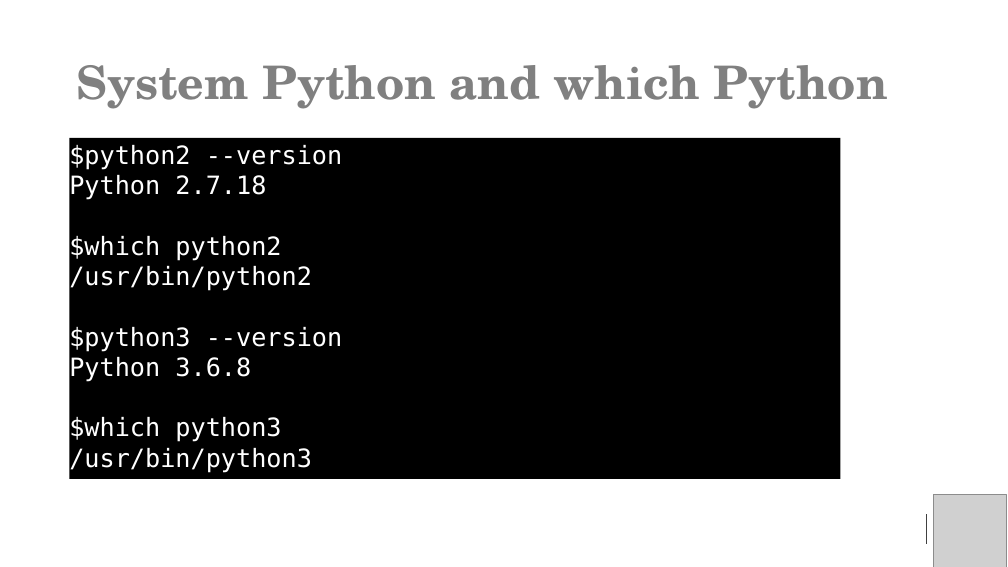
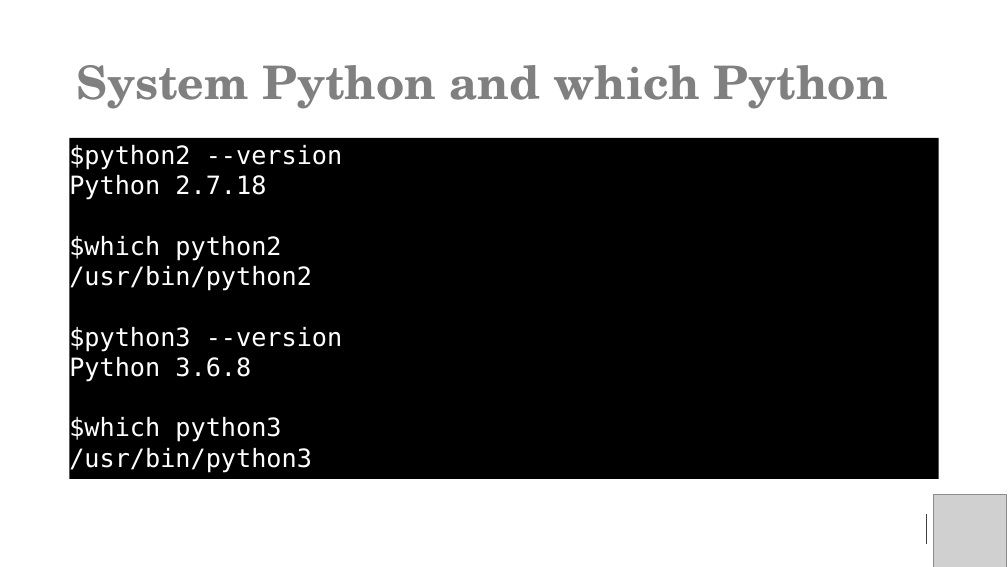
Before and after one commit to baskerville-hpc/2023-11-27-RFI-DLS-training, a slide deck: slide 4 of docs/07-pip-and-containers/Baskerville-pip-apptainer-Final.pptx. Drawn at 1008x567 pixels with LibreOffice and Linux fonts; fonts in the diff are those of the drawing; grey boxes stand for pictures. Boxes give left, top, right and bottom in pixels: in the first picture for what was removed or moved away, otherwise in the second. Text is boxed around its words. In the diff, an @@ line names an element or a change of style, - is before the commit and + after.

```diff
--- a/docs/07-pip-and-containers/Baskerville-pip-apptainer-Final.pptx
+++ b/docs/07-pip-and-containers/Baskerville-pip-apptainer-Final.pptx
@@ rectangle "$python2 --version": place and size @@
-rectangle "$python2 --version" at (70, 138, 841, 479)
+rectangle "$python2 --version" at (70, 138, 939, 479)
```
Also in this commit, not shown: 1 slide added, 1 other file.
